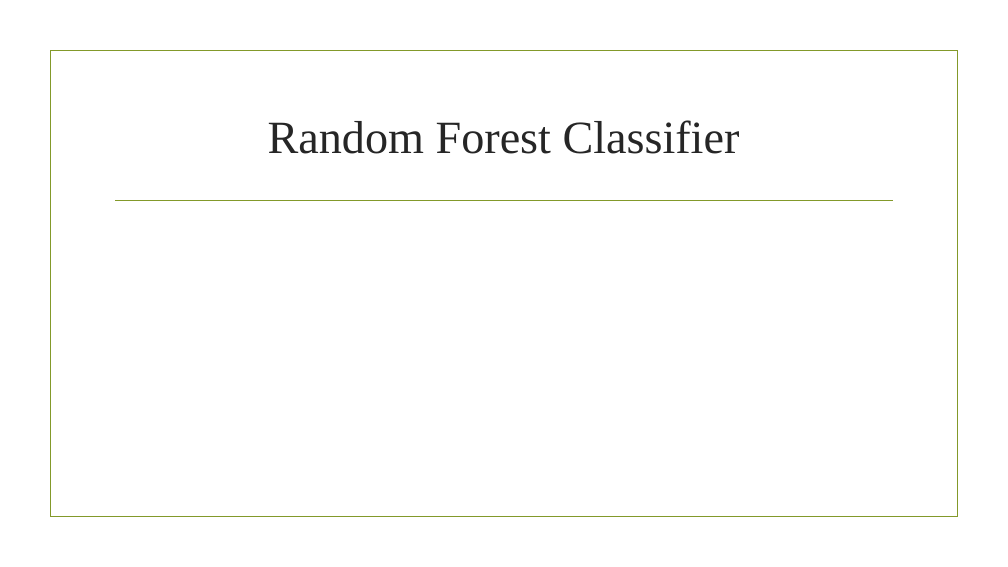
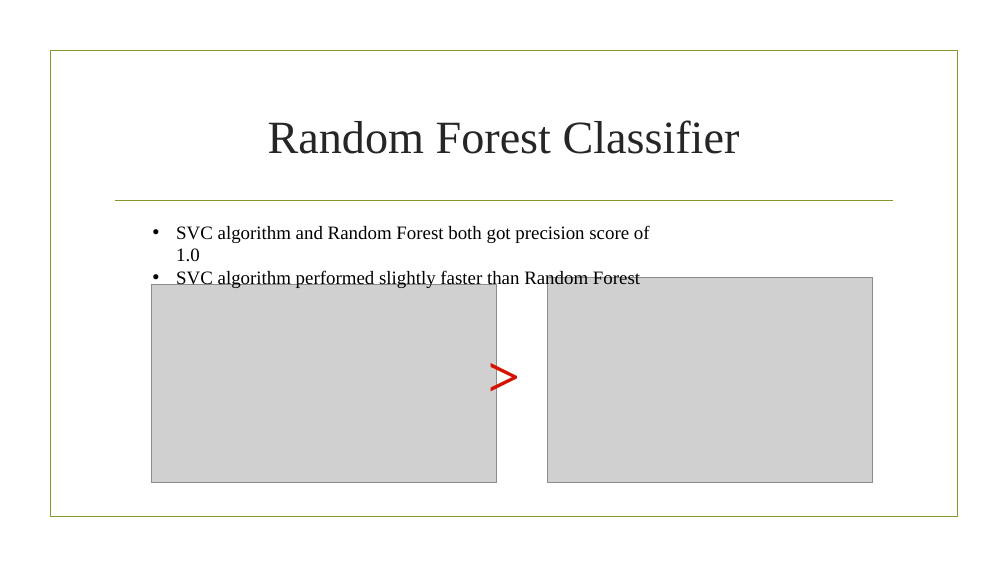
Before and after one commit to kjm2151/project3, a slide deck: slide 9 of Language Detector.pptx. Drawn at 1008x567 pixels with LibreOffice and Linux fonts; fonts in the diff are those of the drawing; grey boxes stand for pictures; background and template pictures are left out. Boxes give left, top, right and bottom in pixels: in the first picture for what was removed or moved away, otherwise in the second. Text is boxed around its words. In the diff, an @@ line names an element or a change of style, - is before the commit and + after.

```diff
--- a/Language Detector.pptx
+++ b/Language Detector.pptx
@@ text added at <box>176,225,650,289</box>, 18 pt, text #000000 @@
+• SVC algorithm and Random Forest both got precision score of 1.0
+• SVC algorithm performed slightly faster than Random Forest
@@ picture added at <box>151,284,496,482</box> @@
@@ picture added at <box>547,278,872,482</box> @@
@@ text added at <box>477,337,531,413</box>, 54 pt, text gradient #6A0900 to #D51100 to #C61000, bold @@
+>
```
Also in this commit, not shown: 1 other file.
